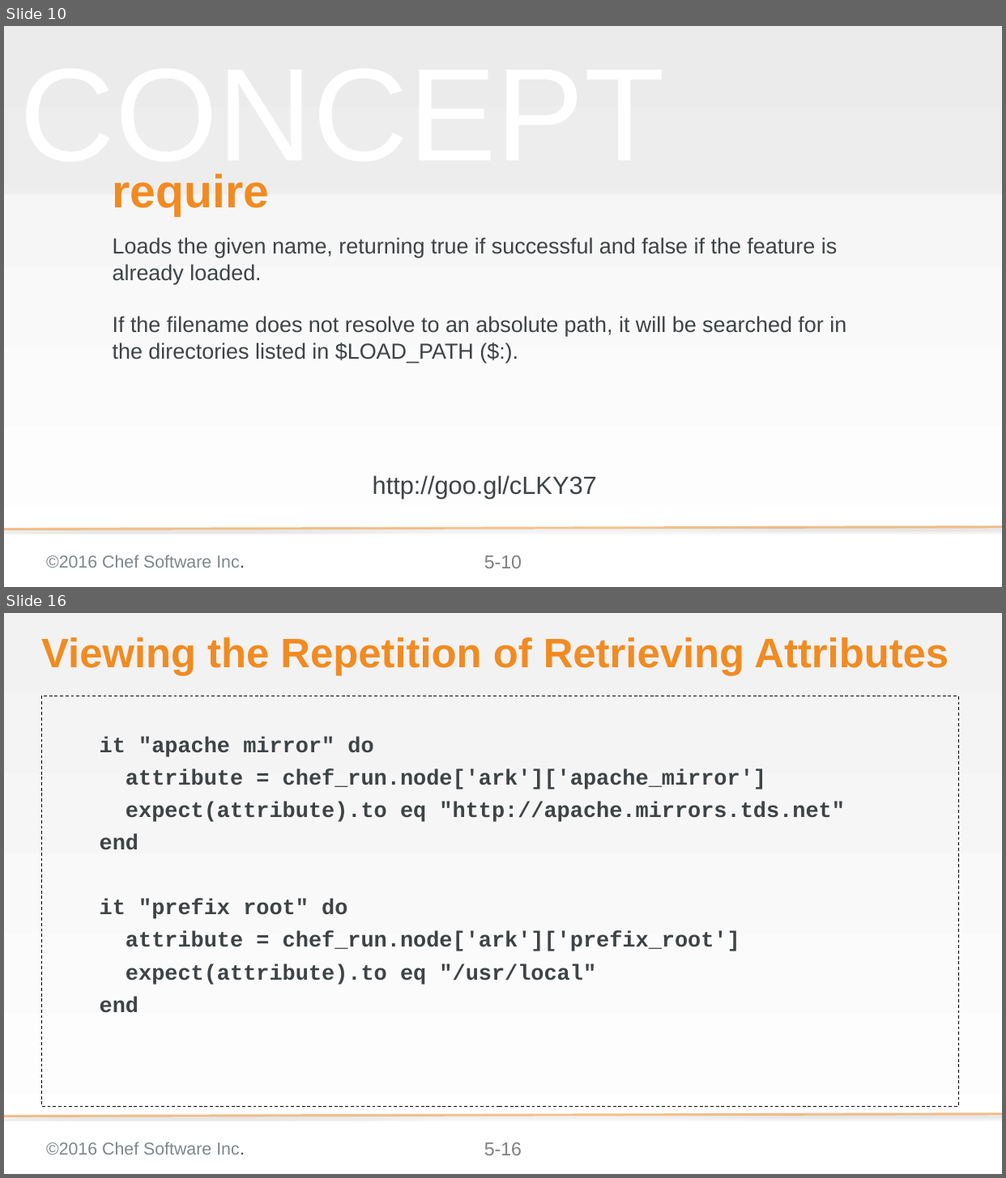
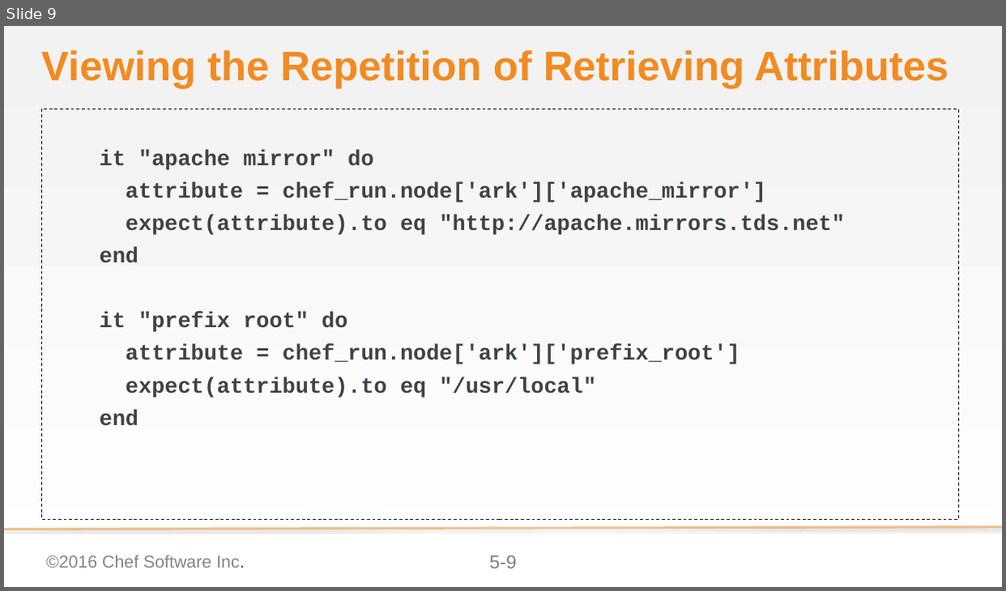
Before and after one commit to chef-training/elegant_tests, a slide deck: 05-def_method.pptx. Shown one above the other, each under a label of ours: slides 10 and 16 before the commit, slide 9 after it; the slides between them are not shown. The pictures are 1006x1178 and 1006x591 pixels, drawn with LibreOffice and Linux fonts; fonts in the diff are those of the drawing; background and template pictures are left out. Boxes give left, top, right and bottom in pixels: in the first picture for what was removed or moved away, otherwise in the second. Text is boxed around its words. In the diff, an @@ line names an element or a change of style, - is before the commit and + after.

```diff
--- a/05-def_method.pptx
+++ b/05-def_method.pptx
@@ slide 10 removed at (4,26,1002,587), background gradient #F2F2F2 to #FFFFFF; not listed: 3 template elements that a slide beside it also shows @@
@@ rectangle removed at (4,26,1002,194) @@
@@ text removed at (20,173,665,184) @@
-CONCEPT
@@ title removed at (113,173,270,216) @@
-require
@@ subtitle removed at (113,237,846,363) @@
-Loads the given name, returning true if successful and false if the feature is already loaded.
-If the filename does not resolve to an absolute path, it will be searched for in the directories listed in $LOAD_PATH ($:).
@@ text removed at (373,476,597,498) @@
-http://goo.gl/cLKY37
@@ what was slide 16 is now slide 9 @@
@@ page number at (489,556,516,569): text changed @@
-5-16
+5-9
```
Also in this commit, not shown: 1 slide added, 7 other slides removed.
